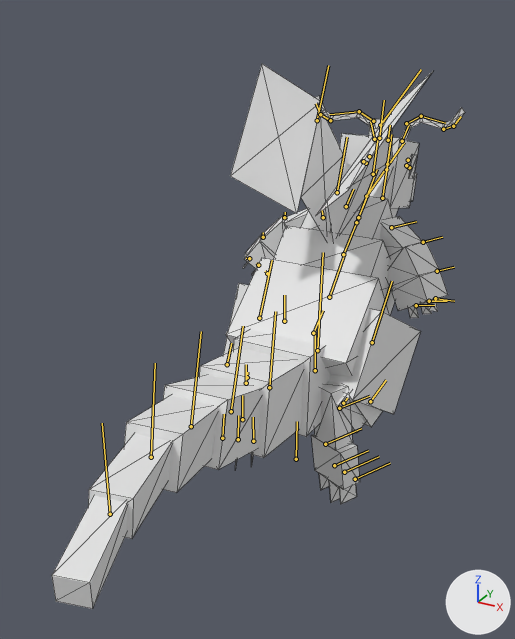
What one commit did to the glTF model gui/assets/models/pokemons/dragonite.glb.
The view is the same before and after, from a camera (50 mm lens) standing at (10.2, -21.8, 16.6) and looking at (-0.3, -2.7, 7.1). The axes (+X, +Y, +Z) are drawn at lower right. The lights are the same throughout. Both versions are drawn at frame 31 of the action 'animation.dragonite.ground_walk'; the numbers are the values there. The bones that bend it are drawn over the model as lines. Mesh edges are drawn as thin lines.
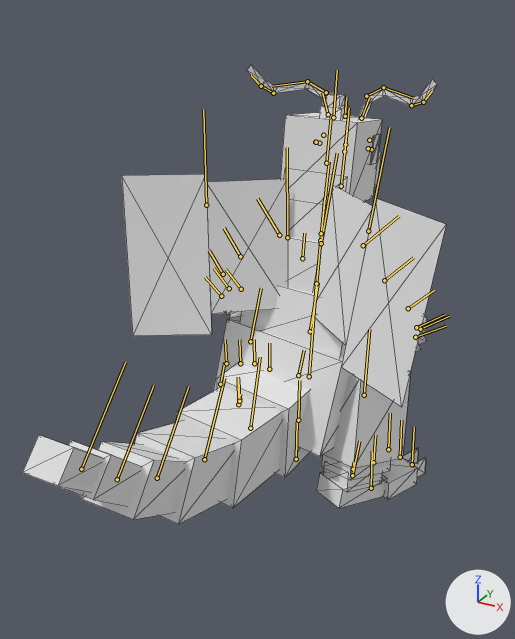
What the commit changed:
Bone 'body' (bone_body) moves from (0.0, 1.55, -1.4) to (0.0, 0.0, 0.0).
Bone 'body' (bone_body) turns from (4, 0, 0) to (0, 0, 0) degrees about its own x, y and z.
Bone 'torso' (bone_torso) moves from (0.0, 0.0, 0.0) to (0.0, 0.29, 0.0).
Bone 'torso' (bone_torso) turns from (-55, 0, 0) to (-13, -5, -5) degrees about its own x, y and z.
Bone 'chest' (bone_chest) turns from (7, 0, 0) to (3, 3, 2) degrees about its own x, y and z.
Bone 'chest2' (bone_chest2) turns from (-7, 0, 0) to (5, 2, 2) degrees about its own x, y and z.
Bone 'arm_left' (bone_arm_left) moves from (0.0, 0.0, 0.0) to (0.0, 0.0, 0.3).
Bone 'arm_left' (bone_arm_left) turns from (-38, -2, 35) to (-9, 13, 42) degrees about its own x, y and z.
Bone 'arm_left2' (bone_arm_left2) turns from (0, -20, 0) to (0, -27, 0) degrees about its own x, y and z.
Bone 'arm_right' (bone_arm_right) moves from (0.0, 0.0, 0.0) to (0.0, 0.0, -0.3).
Bone 'arm_right' (bone_arm_right) turns from (-38, 12, -35) to (-9, -4, -42) degrees about its own x, y and z.
Bone 'arm_right2' (bone_arm_right2) turns from (0, 20, 0) to (0, 8, 0) degrees about its own x, y and z.
Bone 'wing_left' (bone_wing_left) turns from (-11, 57, 1) to (-2, 16, 4) degrees about its own x, y and z.
Bone 'wing_left2' (bone_wing_left2) turns from (0, -33, 0) to (0, -13, 0) degrees about its own x, y and z.
Bone 'wing_right' (bone_wing_right) turns from (-11, -57, -1) to (-2, -16, -4) degrees about its own x, y and z.
Bone 'wing_right2' (bone_wing_right2) turns from (0, 33, 0) to (0, 13, 0) degrees about its own x, y and z.
Bone 'neck' (bone_neck) turns from (2, 0, 0) to (-2, 2, -1) degrees about its own x, y and z.
Bone 'head' (bone_head) moves from (0.0, -0.44, 0.0) to (0.0, 0.0, 0.0).
Bone 'head' (bone_head) turns from (37, 0, 0) to (2, 0, 0) degrees about its own x, y and z.
Bone 'antenna_left5' (bone_antenna_left5) turns from (0, 0, -8) to (0, 0, 9) degrees about its own x, y and z.
Bone 'tail1' (bone_tail1) turns from (47, -1, 0) to (17, -1, 0) degrees about its own x, y and z.
Bone 'tail2' (bone_tail2) turns from (-6, 2, 0) to (-10, 2, 0) degrees about its own x, y and z.
Bone 'tail3' (bone_tail3) turns from (-10, 4, 0) to (-15, 4, 0) degrees about its own x, y and z.
Bone 'tail4' (bone_tail4) turns from (4, 8, 0) to (-15, 8, 0) degrees about its own x, y and z.
Bone 'tail5' (bone_tail5) turns from (10, 4, 0) to (-8, 4, 0) degrees about its own x, y and z.
Bone 'tail6' (bone_tail6) turns from (13, 2, 0) to (0, 2, 0) degrees about its own x, y and z.
Bone 'leg_left' (bone_leg_left) moves from (0.0, -0.1, 0.0) to (-0.25, 0.47, -0.96).
Bone 'leg_left' (bone_leg_left) turns from (-39, 20, -11) to (-2, 27, -11) degrees about its own x, y and z.
Bone 'leg_left2' (bone_leg_left2) moves from (0.0, 0.15, 0.0) to (0.0, 0.08, 0.0).
Bone 'leg_left2' (bone_leg_left2) turns from (-25, 0, 2) to (-3, 0, 0) degrees about its own x, y and z.
Bone 'leg_left3' (bone_leg_left3) turns from (0, -2, 2) to (0, 0, 0) degrees about its own x, y and z.
Bone 'foot_left' (bone_foot_left) turns from (-30, 7, 4) to (7, 0, 10) degrees about its own x, y and z.
Bone 'foot_left2' (bone_foot_left2) turns from (0, 0, 0) to (18, 0, 0) degrees about its own x, y and z.
Bone 'leg_right' (bone_leg_right) moves from (0.0, -0.1, 0.0) to (0.25, -0.1, -0.04).
Bone 'leg_right' (bone_leg_right) turns from (-39, -20, 11) to (-17, -24, 12) degrees about its own x, y and z.
Bone 'leg_right2' (bone_leg_right2) moves from (0.0, 0.15, 0.0) to (0.0, -0.02, 0.0).
Bone 'leg_right2' (bone_leg_right2) turns from (-25, 0, -2) to (1, 0, 0) degrees about its own x, y and z.
Bone 'leg_right3' (bone_leg_right3) turns from (0, 2, -2) to (0, 0, 0) degrees about its own x, y and z.
Bone 'foot_right' (bone_foot_right) turns from (-30, -7, -4) to (0, 0, -10) degrees about its own x, y and z.
Bone 'foot_right2' (bone_foot_right2) turns from (0, 0, 0) to (14, 0, 0) degrees about its own x, y and z.

Location of each change, (x1, y1, x2, y2) in pixels of the pictures (515 x 639 px):
'Mesh_0', posed (16% shorter)
    before: (52, 64, 465, 609)
    after: (23, 65, 446, 524)
bone 'body', root to tip
    before: (315, 370) to (315, 331)
    after: (298, 420) to (299, 380)
bone 'torso', root to tip
    before: (313, 333) to (323, 310)
    after: (298, 375) to (304, 350)
bone 'chest', root to tip
    before: (329, 297) to (344, 255)
    after: (310, 331) to (318, 283)
bone 'chest2', root to tip
    before: (343, 254) to (356, 222)
    after: (316, 283) to (320, 240)
bone 'arm_left', root to tip
    before: (323, 217) to (322, 210)
    after: (279, 235) to (257, 198)
bone 'arm_left2', root to tip
    before: (284, 217) to (285, 212)
    after: (240, 256) to (224, 228)
bone 'arm_right', root to tip
    before: (391, 227) to (416, 221)
    after: (363, 245) to (399, 216)
bone 'arm_right2', root to tip
    before: (423, 242) to (442, 237)
    after: (384, 280) to (413, 257)
bone 'wing_left', root to tip
    before: (337, 192) to (347, 137)
    after: (287, 237) to (287, 147)
bone 'wing_left2', root to tip
    before: (317, 120) to (328, 65)
    after: (206, 205) to (203, 109)
bone 'wing_right', root to tip
    before: (366, 196) to (404, 142)
    after: (321, 243) to (337, 153)
bone 'wing_right2', root to tip
    before: (380, 125) to (421, 69)
    after: (368, 231) to (389, 127)
bone 'neck', root to tip
    before: (358, 217) to (377, 169)
    after: (321, 233) to (329, 162)
bone 'head', root to tip
    before: (373, 174) to (378, 137)
    after: (326, 163) to (331, 117)
bone 'antenna_left5', root to tip
    before: (320, 114) to (316, 103)
    after: (261, 86) to (251, 75)
bone 'tail1', root to tip
    before: (317, 350) to (323, 252)
    after: (309, 376) to (316, 285)
bone 'tail2', root to tip
    before: (269, 387) to (275, 311)
    after: (250, 428) to (260, 357)
bone 'tail3', root to tip
    before: (231, 411) to (243, 326)
    after: (204, 459) to (224, 378)
bone 'tail4', root to tip
    before: (191, 426) to (201, 331)
    after: (157, 478) to (188, 386)
bone 'tail5', root to tip
    before: (151, 457) to (155, 363)
    after: (117, 479) to (153, 385)
bone 'tail6', root to tip
    before: (110, 514) to (102, 423)
    after: (81, 469) to (125, 362)
bone 'leg_left', root to tip
    before: (259, 318) to (272, 260)
    after: (250, 341) to (261, 288)
bone 'leg_left2', root to tip
    before: (227, 364) to (231, 343)
    after: (220, 384) to (224, 362)
bone 'leg_left3', root to tip
    before: (247, 377) to (247, 372)
    after: (239, 399) to (240, 394)
bone 'foot_left', root to tip
    before: (246, 383) to (246, 364)
    after: (238, 404) to (238, 377)
bone 'foot_left2', root to tip
    before: (242, 419) to (242, 395)
    after: (239, 401) to (238, 378)
bone 'leg_right', root to tip
    before: (372, 342) to (392, 281)
    after: (364, 395) to (369, 329)
bone 'leg_right2', root to tip
    before: (370, 401) to (386, 380)
    after: (373, 462) to (375, 435)
bone 'leg_right3', root to tip
    before: (343, 403) to (347, 398)
    after: (353, 469) to (353, 462)
bone 'foot_right', root to tip
    before: (339, 408) to (369, 396)
    after: (352, 475) to (359, 441)
bone 'foot_right2', root to tip
    before: (325, 444) to (361, 428)
    after: (371, 488) to (372, 451)
